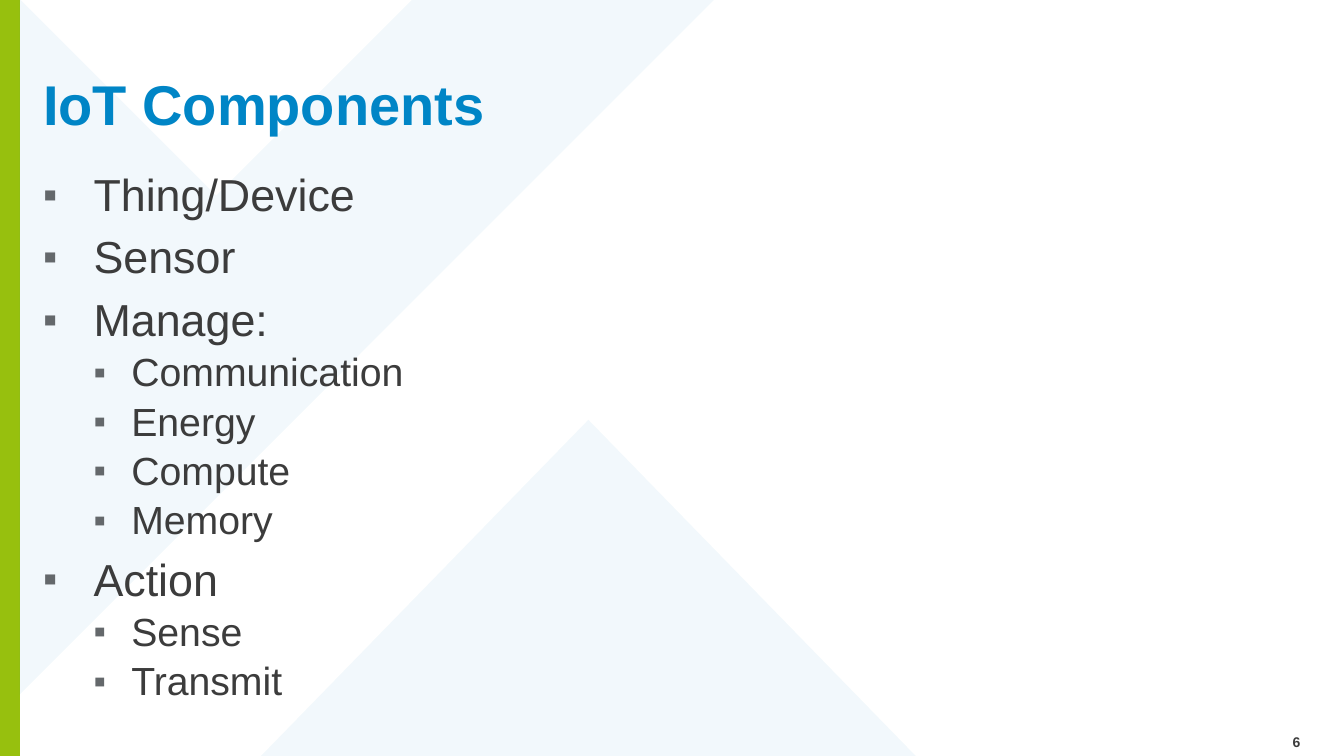
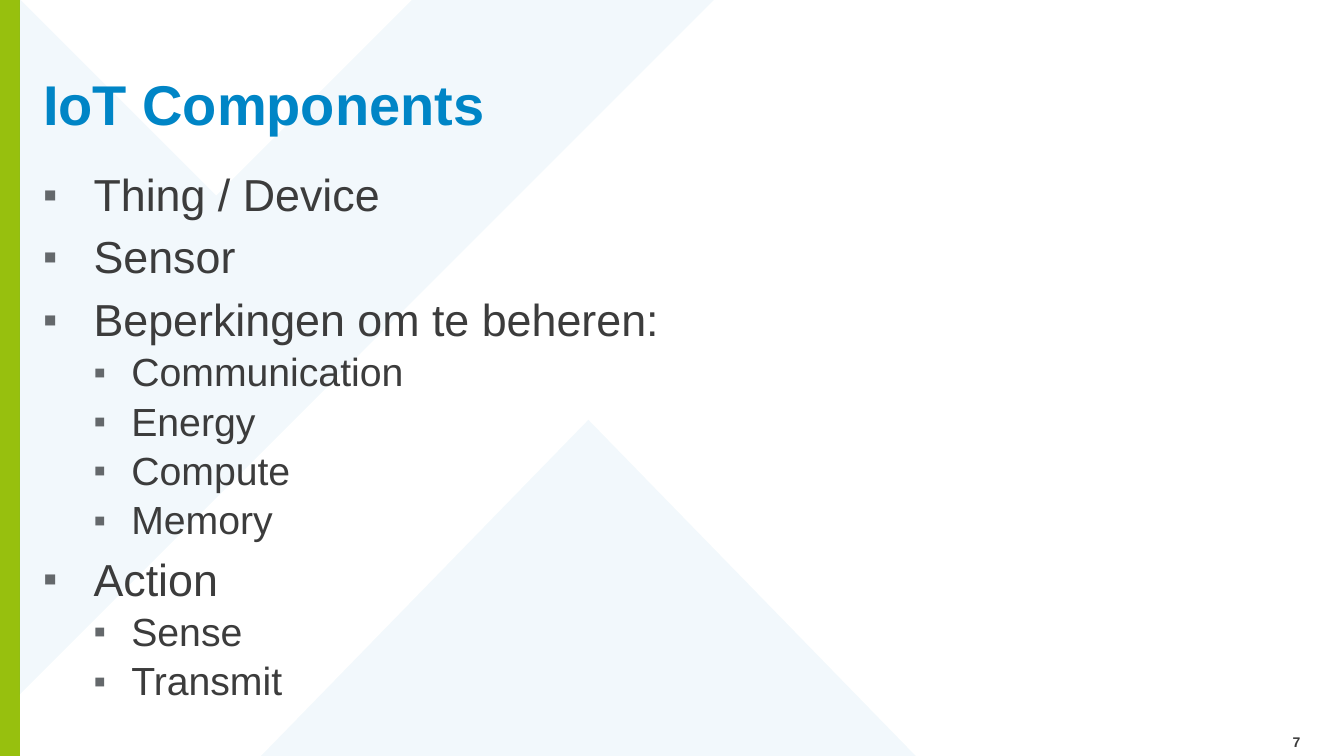
Before and after one commit to Geonovum/Workshop-OGC-Sensor-APIs-basis, a slide deck: slide 7 of Presentatie/SensorThingsAPI_AbInitio.pptx (slide 6 before the commit). Drawn at 1344x756 pixels with LibreOffice and Linux fonts; fonts in the diff are those of the drawing; background and template pictures are left out. Boxes give left, top, right and bottom in pixels: in the first picture for what was removed or moved away, otherwise in the second. Text is boxed around its words. In the diff, an @@ line names an element or a change of style, - is before the commit and + after.

```diff
--- a/Presentatie/SensorThingsAPI_AbInitio.pptx
+++ b/Presentatie/SensorThingsAPI_AbInitio.pptx
@@ text at box(94, 178, 380, 220): spaces changed @@
-▪ Thing/Device
+▪ Thing / Device
@@ text at box(94, 303, 659, 345): text changed @@
-▪ Manage:
+▪ Beperkingen om te beheren:
@@ page number at box(1293, 737, 1301, 747): text changed @@
-6
+7
```
Also in this commit, not shown: 6 other slides changed, 2 slides added, 1 slide removed.
